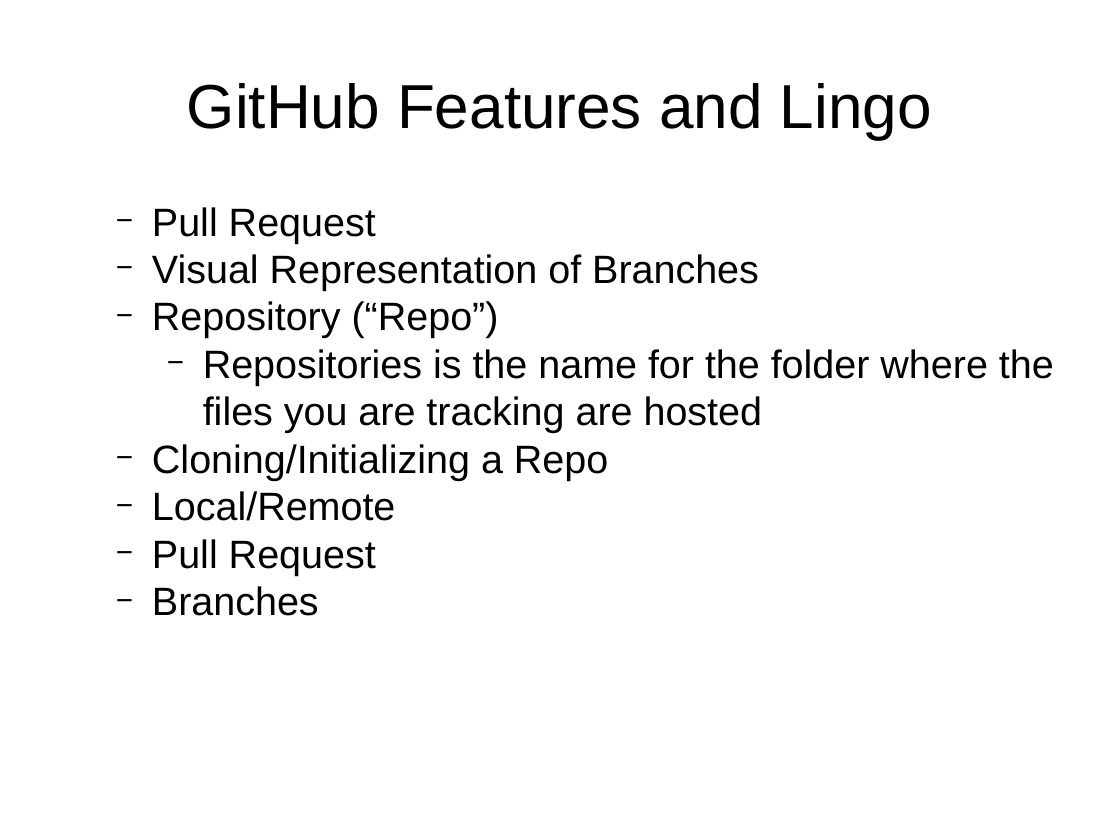
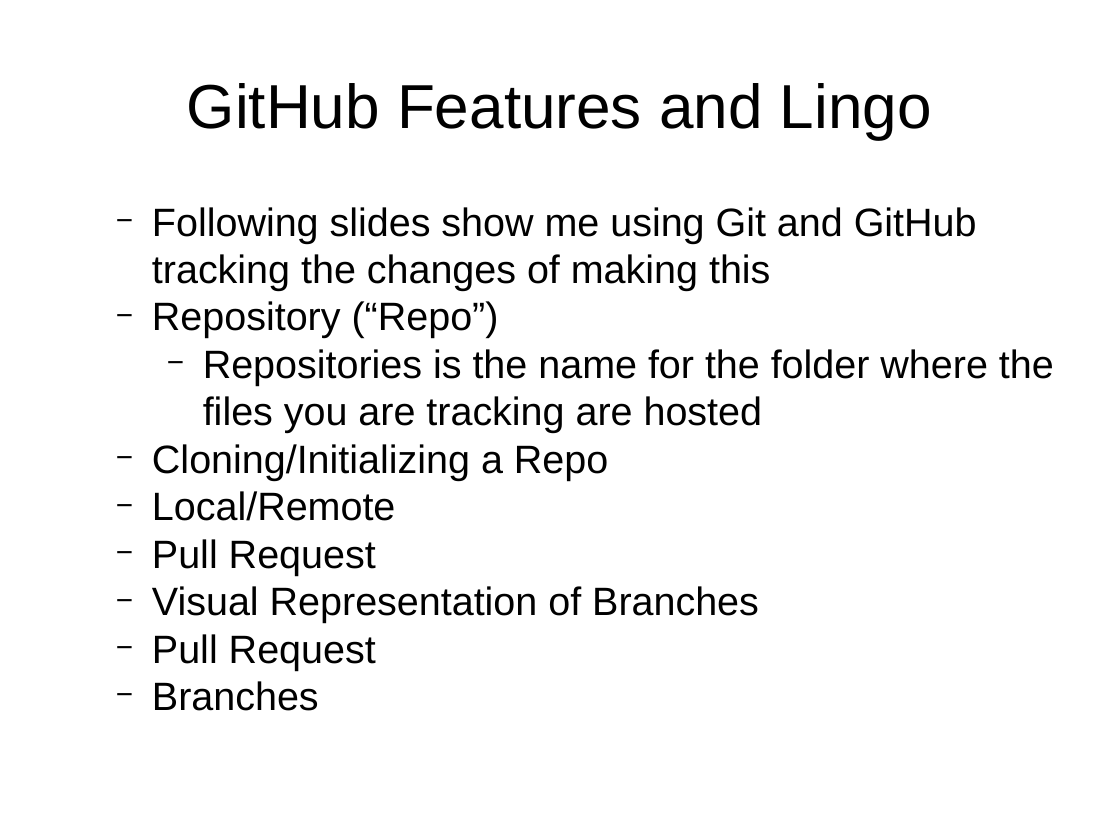
Before and after one commit to jamesclarence/github_presentation, a slide deck: slide 9 of github_demo_11082016.pptx (slide 5 before the commit). Drawn at 1120x840 pixels with LibreOffice and Linux fonts; fonts in the diff are those of the drawing. Boxes give left, top, right and bottom in pixels: in the first picture for what was removed or moved away, otherwise in the second. Text is boxed around its words. In the diff, an @@ line names an element or a change of style, - is before the commit and + after.

```diff
--- a/github_demo_11082016.pptx
+++ b/github_demo_11082016.pptx
@@ text at (x1=152, y1=207, x2=977, y2=291): text changed @@
-  − Pull Request
-  − Visual Representation of Branches
+  − Following slides show me using Git and GitHub tracking the changes of making this
@@ text at (x1=152, y1=586, x2=759, y2=670): paragraphs added @@
+  − Visual Representation of Branches
+  − Pull Request
```
Also in this commit, not shown: 4 other slides changed, 5 slides added, 3 other files.
